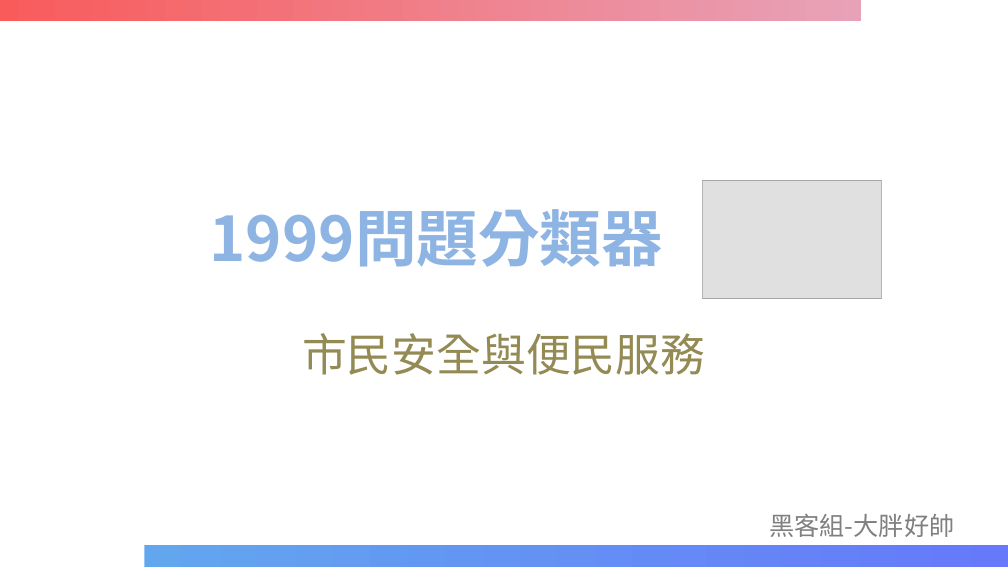
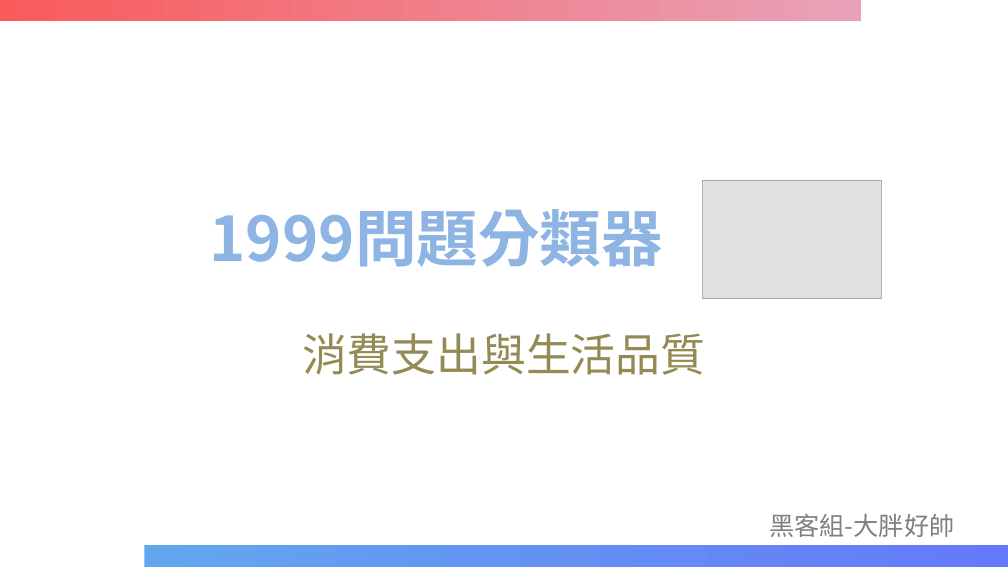
Before and after one commit to GoatWang/HsinchuHackthon_QA1999_ClassifierTraining, a slide deck: slide 1 of 1999問題分類器.pptx. Drawn at 1008x567 pixels with LibreOffice and Linux fonts; fonts in the diff are those of the drawing; grey boxes stand for pictures. Boxes give left, top, right and bottom in pixels: in the first picture for what was removed or moved away, otherwise in the second. Text is boxed around its words. In the diff, an @@ line names an element or a change of style, - is before the commit and + after.

```diff
--- a/1999問題分類器.pptx
+++ b/1999問題分類器.pptx
@@ subtitle at <box>302,333,705,375</box>: text changed @@
-市民安全與便民服務
+消費支出與生活品質
```
Also in this commit, not shown: 1 other slide changed, 1 slide added, 1 slide removed.
